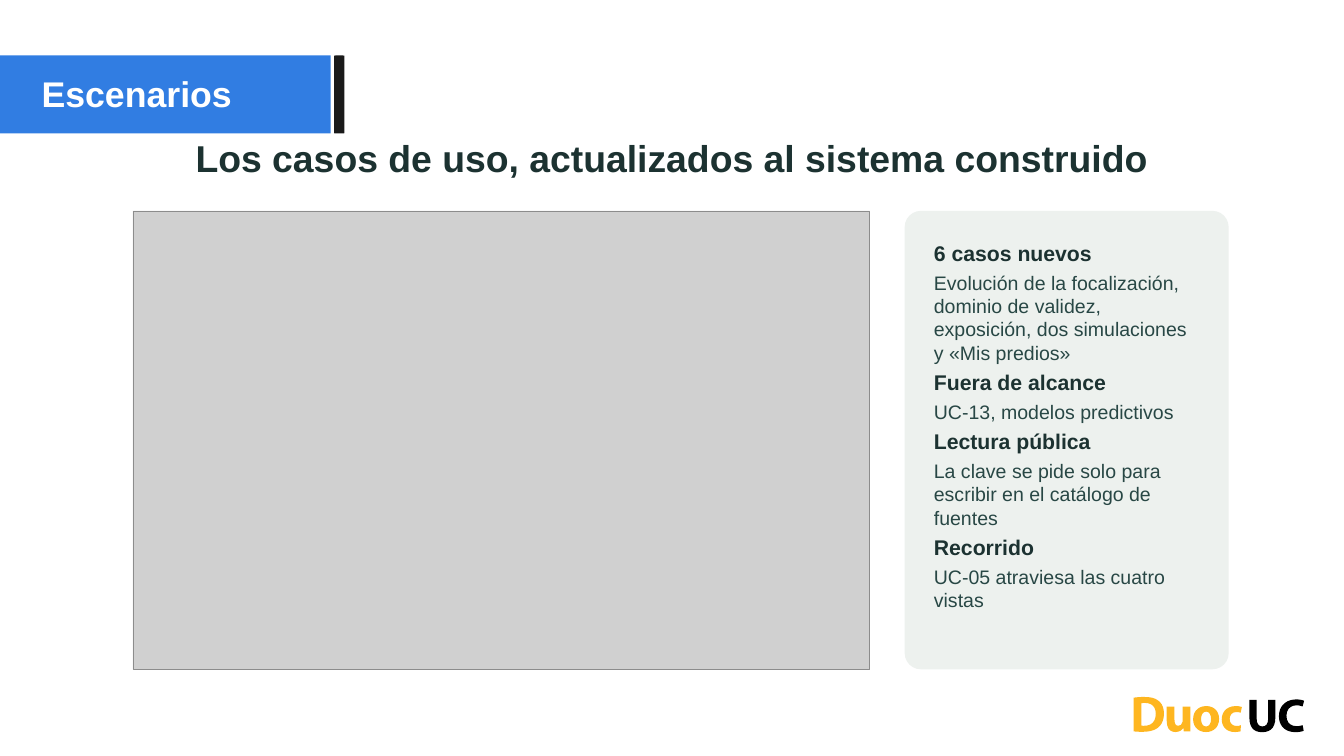
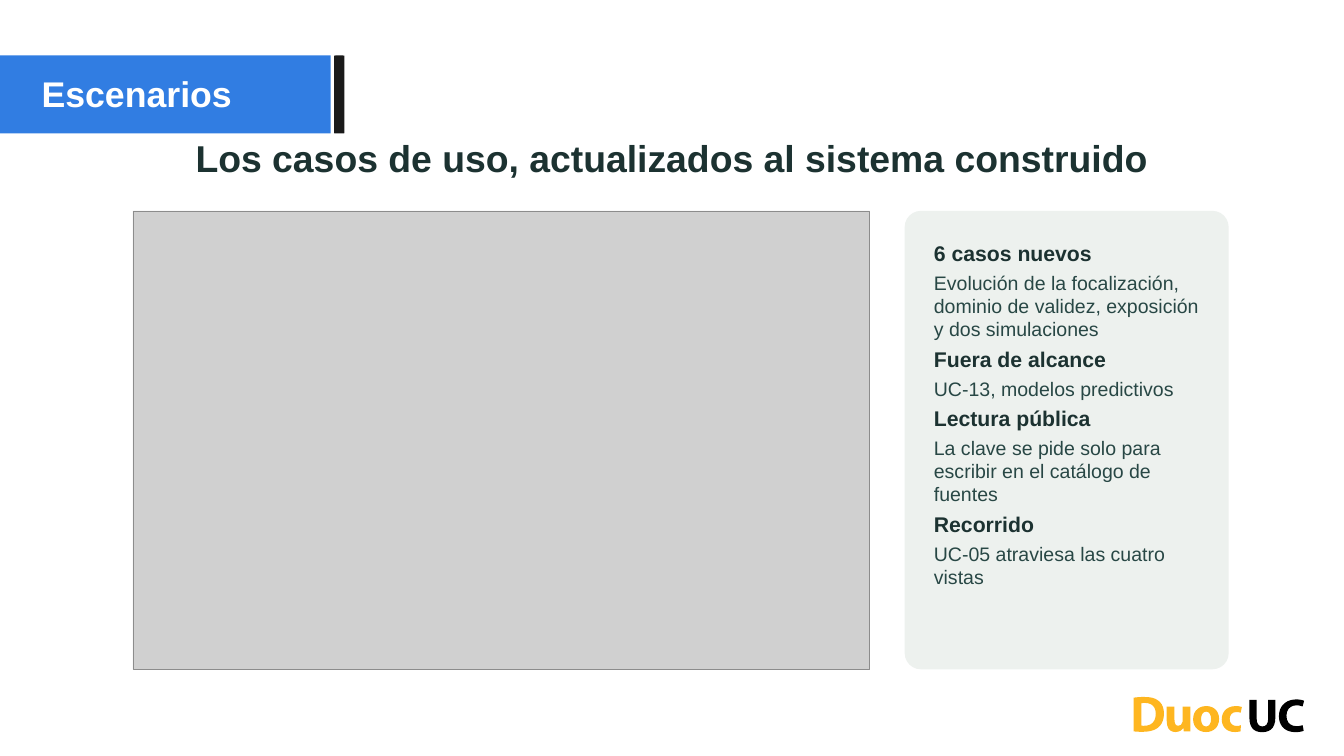
Before and after one commit to Baisuke/TerraFoco, a slide deck: slide 8 of Fase2/Evidencias Grupales/TerraFoco - Arquitectura 41 e innovacion (1).pptx. Drawn at 1344x756 pixels with LibreOffice and Linux fonts; fonts in the diff are those of the drawing; grey boxes stand for pictures; background and template pictures are left out. Boxes give left, top, right and bottom in pixels: in the first picture for what was removed or moved away, otherwise in the second. Text is boxed around its words. In the diff, an @@ line names an element or a change of style, - is before the commit and + after.

Commit message:
Presentación de arquitectura e innovación con el alcance de la versión de título
Textos de las láminas de procesos, escenarios, innovación y valor sin Mis
predios, y las vistas 4+1 actualizadas.

```diff
--- a/Fase2/Evidencias Grupales/TerraFoco - Arquitectura 41 e innovacion (1).pptx
+++ b/Fase2/Evidencias Grupales/TerraFoco - Arquitectura 41 e innovacion (1).pptx
@@ text in rounded rectangle at [934,275,1198,340]: text changed @@
-Evolución de la focalización, dominio de validez, exposición, dos simulaciones y «Mis predios»
+Evolución de la focalización, dominio de validez, exposición y dos simulaciones
```
Also in this commit, not shown: 3 other slides changed.
